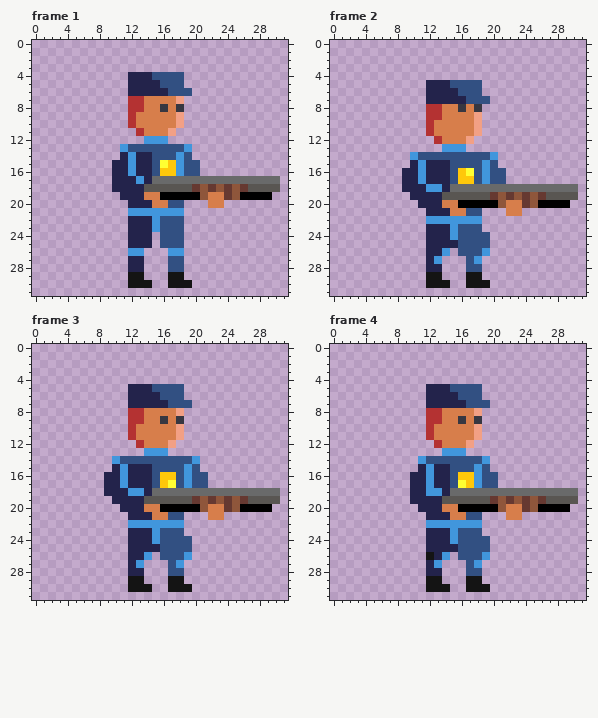
One commit to this pixel-art file: assets/asesprite/cop-shotgun.ase. Above: the version before the commit.
32x32 pixels, 34 frames. Shown: frame 1, frame 2, frame 3, frame 4. The commit also changed other frames, which this record leaves out.
After:
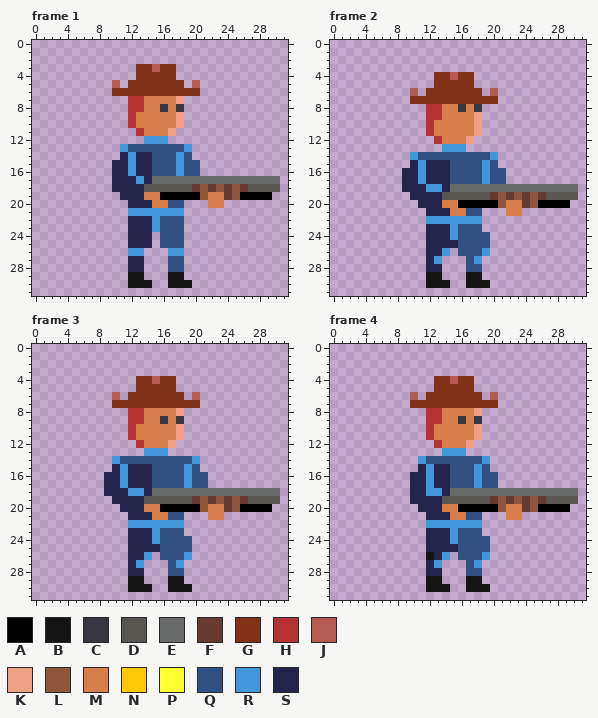
Palette (. is transparent): A #000000  B #141414  C #373741  D #595652  E #696a6a  F #663931  G #823219  H #b43232  J #b45a50  K #f2a085  L #8f563b  M #d77e4b  N #ffc80a  P #ffff32  Q #325082  R #4196dc  S #23234b
From old to new:
Frame 1:
There is now colour G in row 3 at x 13 to 14 and 16 to 17; in row 6 at x 10 to 11 and 20.
The edit turns colour Q into colour G in row 4 at x 15 to 17; in row 5 at x 16 to 18; in row 6 at x 17 to 19.
The edit turns colour S into colour G in row 4 at x 13 to 14; in row 5 at x 12 to 15; in row 6 at x 12 to 16.
There is now colour J in row 3 at x 15; in row 5 at x 10 and 20.
The edit turns colour N into colour Q in row 15 at x 17; in row 16 at x 16 to 17.
The edit turns colour P into colour Q in row 15 at x 16.
The author cleared colour Q in row 4 at x 18.
The author cleared colour S in row 4 at x 12.
Frame 2:
There is now colour G in row 4 at x 13 to 14 and 16 to 17; in row 7 at x 10 to 11 and 20.
The edit turns colour Q into colour G in row 5 at x 15 to 17; in row 6 at x 16 to 18; in row 7 at x 17 to 19.
The edit turns colour S into colour G in row 5 at x 13 to 14; in row 6 at x 12 to 15; in row 7 at x 12 to 16.
There is now colour J in row 4 at x 15; in row 6 at x 10 and 20.
The edit turns colour N into colour Q in row 16 at x 16; in row 17 at x 16 to 17.
The edit turns colour P into colour Q in row 16 at x 17.
The author cleared colour Q in row 5 at x 18.
The author cleared colour S in row 5 at x 12.
Frame 3:
There is now colour G in row 4 at x 13 to 14 and 16 to 17; in row 7 at x 10 to 11 and 20.
The edit turns colour Q into colour G in row 5 at x 15 to 17; in row 6 at x 16 to 18; in row 7 at x 17 to 19.
The edit turns colour S into colour G in row 5 at x 13 to 14; in row 6 at x 12 to 15; in row 7 at x 12 to 16.
There is now colour J in row 4 at x 15; in row 6 at x 10 and 20.
The edit turns colour N into colour Q in row 16 at x 16 to 17; in row 17 at x 16.
The edit turns colour P into colour Q in row 17 at x 17.
The author cleared colour Q in row 5 at x 18.
The author cleared colour S in row 5 at x 12.
Frame 4:
There is now colour G in row 4 at x 13 to 14 and 16 to 17; in row 7 at x 10 to 11 and 20.
The edit turns colour Q into colour G in row 5 at x 15 to 17; in row 6 at x 16 to 18; in row 7 at x 17 to 19.
The edit turns colour S into colour G in row 5 at x 13 to 14; in row 6 at x 12 to 15; in row 7 at x 12 to 16.
There is now colour J in row 4 at x 15; in row 6 at x 10 and 20.
The edit turns colour N into colour Q in row 16 at x 16 to 17; in row 17 at x 17.
The edit turns colour P into colour Q in row 17 at x 16.
The author cleared colour Q in row 5 at x 18.
The author cleared colour S in row 5 at x 12.
Pixel boxes of the changes (left, top, right, bottom) in both pictures:
changed: (112, 64, 200, 96)
changed: (160, 160, 176, 176)
changed: (410, 72, 498, 104)
changed: (458, 168, 474, 184)
changed: (112, 376, 200, 408)
changed: (160, 472, 176, 488)
changed: (410, 376, 498, 408)
changed: (458, 472, 474, 488)
